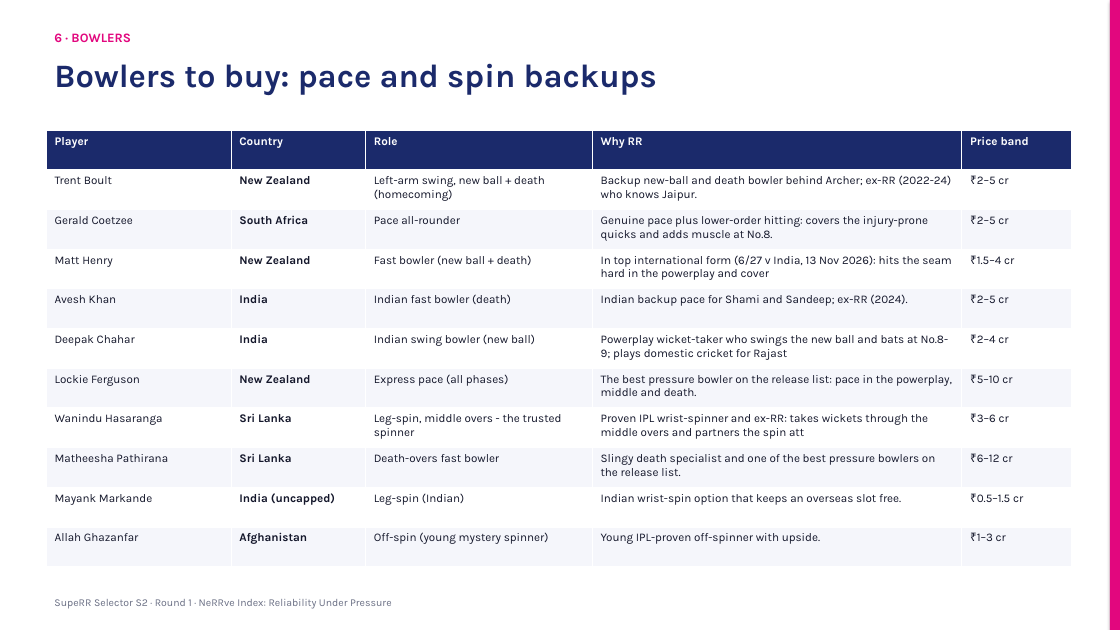
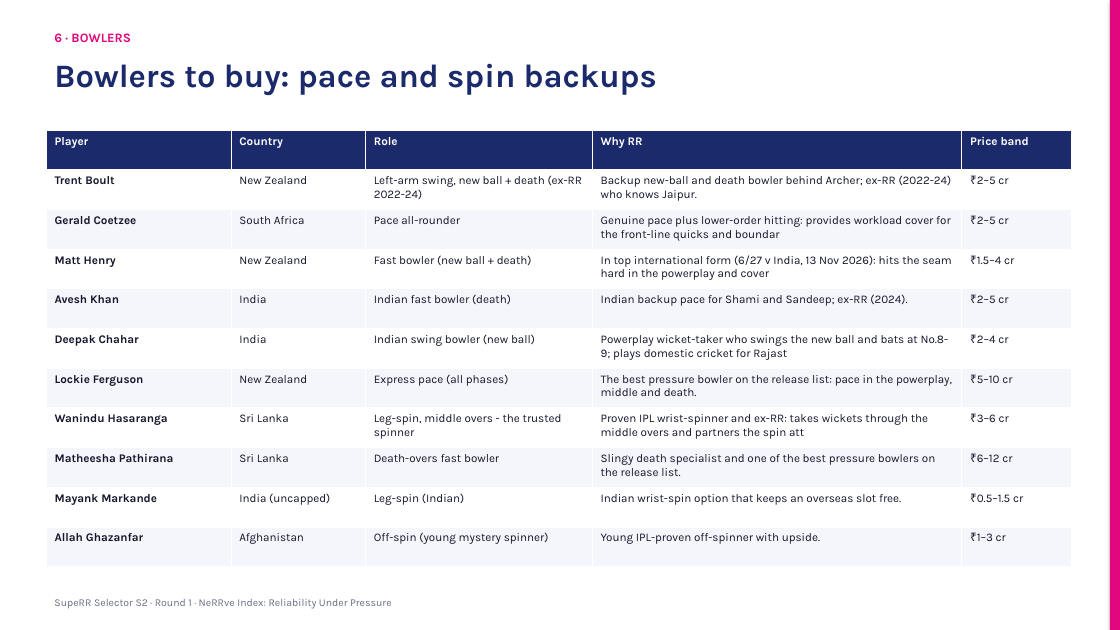
Before and after one commit to KoduruChandrasekhar/RRAuction-, a slide deck: slide 11 of submission/NeRRve_Deck.pptx (slide 10 before the commit). Drawn at 1120x630 pixels with LibreOffice and Linux fonts; fonts in the diff are those of the drawing. Boxes give left, top, right and bottom in pixels: in the first picture for what was removed or moved away, otherwise in the second. Text is boxed around its words. In the diff, an @@ line names an element or a change of style, - is before the commit and + after.

```diff
--- a/submission/NeRRve_Deck.pptx
+++ b/submission/NeRRve_Deck.pptx
@@ table at <box>46,130,1071,567</box> @@
-row 2, column 3: Left-arm swing, new ball + death (homecoming)
+row 2, column 3: Left-arm swing, new ball + death (ex-RR 2022-24)
-row 3, column 4: Genuine pace plus lower-order hitting: covers the injury-prone quicks and adds muscle at No.8.
+row 3, column 4: Genuine pace plus lower-order hitting: provides workload cover for the front-line quicks and boundar
@@ bold on in "Trent Boult", "Gerald Coetzee", "Matt Henry", "Avesh Khan" and 6 more places @@
@@ bold off in "New Zealand", "South Africa", "New Zealand", "India" and 6 more places @@
```
Also in this commit, not shown: 8 other slides changed, 2 slides added, 8 other files.
